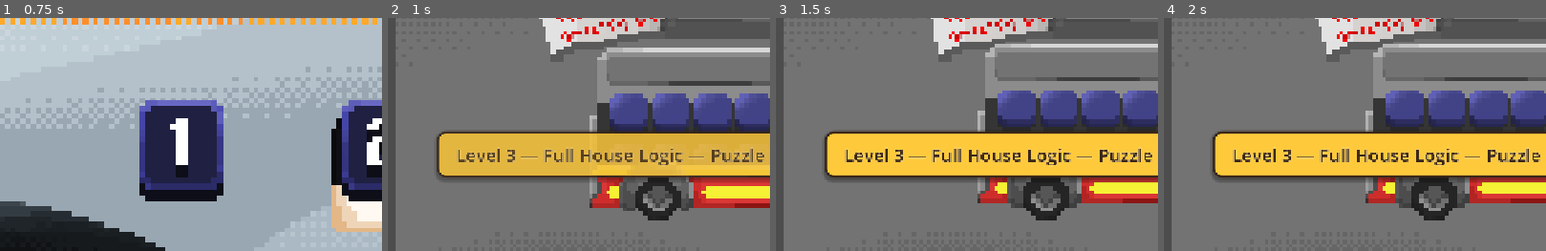
Above: before the commit, frames 1-4 (left to right).
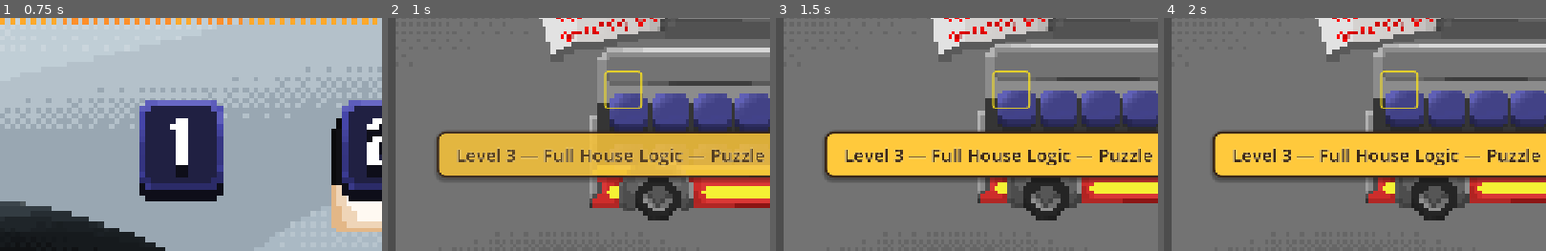
Above: after the commit, the same moments.

Repository: pol-xy/Tabi-Tabi
Game: Godot game, scene res://Scenes/Main/MainMenu.tscn
The game is run twice, just before and just after one commit, with the same random seed, the same clock (stepped at 60 frames per second) and the same inputs.
Inputs (mouse positions are % of the whole screen's width and height, from its top left):
- Up to frame 1 (0.75 s): tap Enter (ui_accept) at 0.5 s; move the mouse to (72, 45) at 0.52 s; hold Right (ui_right) from 0.53 s (still down); hold Enter (ui_accept) from 0.53 s (still down); click (72, 45) at 0.67 s
- Up to frame 2 (1 s): keep holding Right (ui_right); keep holding Enter (ui_accept)
- Up to frame 3 (1.5 s): release Right (ui_right) at 1.25 s; release Enter (ui_accept) at 1.25 s; drag from (30, 55) to (45, 70) at 1.27 s
- Up to frame 4 (2 s): no input
The pictures show only the part of the screen within x 0-50%, y 21-71%; the shares and areas given below are measured in that part.

Frame 1 is identical in both runs. In frame 2, 0.3% of the frame differs, in the area x 56-67%, y 22-39%; in frame 3, 0.3%; in frame 4, 0.3%.

Commit message:
feat: implement keyboard grid navigation (Arrow keys/WASD) and passenger pickup/swap/move logic (Space/Enter) on the jeepney grid

Diff:
--- a/scripts/main_jeepney.gd
+++ b/scripts/main_jeepney.gd
@@ -6,6 +6,13 @@
 @onready var _grid_container := get_node_or_null("Jeepney_BG/GridContainer")
 @onready var _bg_sprite := get_node_or_null("Jeepney_BG/BG_Sprite")
 @onready var _jeep_exterior := get_node_or_null("Jeepney_BG/JeepExterior")
+
+# --- Keyboard selection & navigation ---
+var selected_row: int = 0
+var selected_col: int = 0
+var lifted_card: PassengerCard = null
+var lifted_seat: Node = null
+var selector_cursor: Panel = null
 
 func _ready() -> void:
 	GameManager.register_hud(hud)
@@ -20,12 +27,24 @@
 	if not GameManager.campaign_complete.is_connected(_on_campaign_complete):
 		GameManager.campaign_complete.connect(_on_campaign_complete)
 
+	_create_selector_cursor()
 	GameManager.start_campaign()
 
 func _on_campaign_complete() -> void:
 	get_tree().change_scene_to_file("res://Scenes/Main/EndCredits.tscn")
 
 func _on_grid_dimensions_changed(_rows: int, cols: int) -> void:
+	selected_row = 0
+	selected_col = 0
+
+	# Deselect any lifted card during level changes
+	if lifted_card:
+		if is_instance_valid(lifted_card) and lifted_seat:
+			lifted_card.position = (lifted_seat.size - lifted_card.size) / 2.0
+			lifted_card.modulate.a = 1.0
+		lifted_card = null
+		lifted_seat = null
+
 	var seats = _collect_seat_nodes()
 
 	const CABIN_CENTER_X := 210.0
@@ -52,9 +71,171 @@
 		var local_y = row_y_offsets[r]
 		seat.position = Vector2(local_x, local_y)
 
+	_update_selector_position()
+
 func _collect_seat_nodes() -> Array:
 	var seats: Array = []
 	if _grid_container:
 		for child in _grid_container.get_children():
-			seats.append(child)
+			# Ignore our visual selector cursor node
+			if child.name != "KeyboardSelectorCursor":
+				seats.append(child)
 	return seats
+
+# --- Keyboard Seating Methods ---
+
+func _create_selector_cursor() -> void:
+	selector_cursor = Panel.new()
+	selector_cursor.name = "KeyboardSelectorCursor"
+	selector_cursor.mouse_filter = Control.MOUSE_FILTER_IGNORE # let clicks pass through to cards
+
+	var style = StyleBoxFlat.new()
+	style.draw_center = false
+	style.border_width_left = 3
+	style.border_width_right = 3
+	style.border_width_top = 3
+	style.border_width_bottom = 3
+	style.border_color = Color(1.0, 0.9, 0.1, 0.8) # Vibrant yellow
+	style.corner_radius_top_left = 6
+	style.corner_radius_top_right = 6
+	style.corner_radius_bottom_left = 6
+	style.corner_radius_bottom_right = 6
+
+	selector_cursor.add_theme_stylebox_override("panel", style)
+	if _grid_container:
+		_grid_container.add_child(selector_cursor)
+	_update_selector_position()
+
+func _update_selector_position() -> void:
+	if selector_cursor == null:
+		return
+	var seat = _get_seat_node(selected_row, selected_col)
+	if seat:
+		selector_cursor.position = seat.position
+		selector_cursor.size = seat.size
+		selector_cursor.show()
+	else:
+		selector_cursor.hide()
+
+func _get_seat_node(row: int, col: int) -> Node:
+	for seat in GameManager._seat_nodes:
+		if seat and seat.grid_row == row and seat.grid_col == col:
+			return seat
+	return null
+
+func _get_passenger_card_at_seat(seat_node: Node) -> PassengerCard:
+	if seat_node == null:
+		return null
+	for child in seat_node.get_children():
+		if child is PassengerCard:
+			return child
+	return null
+
+func _unhandled_input(event: InputEvent) -> void:
+	if not GameManager.is_stage_active():
+		return
+	if GameManager._stage_finishing:
+		return
+
+	var moved = false
+	if event.is_action_pressed("ui_left") or (event is InputEventKey and event.pressed and event.keycode == KEY_A):
+		selected_col = max(0, selected_col - 1)
+		moved = true
+	elif event.is_action_pressed("ui_right") or (event is InputEventKey and event.pressed and event.keycode == KEY_D):
+		selected_col = min(grid_manager.col_count - 1, selected_col + 1)
+		moved = true
+	elif event.is_action_pressed("ui_up") or (event is InputEventKey and event.pressed and event.keycode == KEY_W):
+		selected_row = max(0, selected_row - 1)
+		moved = true
+	elif event.is_action_pressed("ui_down") or (event is InputEventKey and event.pressed and event.keycode == KEY_S):
+		selected_row = min(grid_manager.row_count - 1, selected_row + 1)
+		moved = true
+	elif event.is_action_pressed("ui_accept"):
+		_handle_keyboard_action()
+		get_viewport().set_input_as_handled()
+
+	if moved:
+		_update_selector_position()
+		get_viewport().set_input_as_handled()
+
+func _handle_keyboard_action() -> void:
+	var current_seat = _get_seat_node(selected_row, selected_col)
+	if current_seat == null:
+		return
+
+	var current_card = _get_passenger_card_at_seat(current_seat)
+
+	if lifted_card == null:
+		# --- Pick up passenger ---
+		if current_card != null:
+			lifted_card = current_card
+			lifted_seat = current_seat
+			lifted_card.position.y -= 10
+			lifted_card.modulate.a = 0.7
+			GameManager.play_sfx("drag_passenger")
+			print("[Keyboard] Picked up: ", lifted_card.passenger_data.id)
+	else:
+		# --- Drop passenger ---
+		if current_seat == lifted_seat:
+			# Deselect / Cancel movement
+			lifted_card.position = (lifted_seat.size - lifted_card.size) / 2.0
+			lifted_card.modulate.a = 1.0
+			lifted_card = null
+			lifted_seat = null
+			GameManager.play_sfx("click_select")
+			print("[Keyboard] Deselected")
+		else:
+			var passenger = lifted_card.passenger_data
+			var target_occupant = grid_manager.seats[selected_row][selected_col]
+			var row_a = lifted_seat.grid_row
+			var col_a = lifted_seat.grid_col
+
+			if target_occupant == null:
+				# --- Move to empty seat ---
+				grid_manager.seats[row_a][col_a] = null
+				grid_manager.place_passenger(passenger, selected_row, selected_col)
+
+				lifted_seat.remove_child(lifted_card)
+				current_seat.add_child(lifted_card)
+
+				lifted_card.is_seated = true
+				lifted_card.modulate.a = 1.0
+				lifted_card.position = (current_seat.size - lifted_card.size) / 2.0
+				lifted_card.play_seated_animation(selected_row)
+
+				GameManager.on_passenger_seated(passenger)
+				GameManager.play_sfx("click_select")
+				print("[Keyboard] Moved to empty seat: (", selected_row, ", ", selected_col, ")")
+			else:
+				# --- Swap with occupied seat ---
+				var ui_node_b = current_card
+				if ui_node_b != null:
+					lifted_seat.remove_child(lifted_card)
+					current_seat.remove_child(ui_node_b)
+
+					current_seat.add_child(lifted_card)
+					lifted_seat.add_child(ui_node_b)
+
+					lifted_card.is_seated = true
+					ui_node_b.is_seated = true
+					lifted_card.modulate.a = 1.0
+					ui_node_b.modulate.a = 1.0
+
+					lifted_card.position = (current_seat.size - lifted_card.size) / 2.0
+					ui_node_b.position = (lifted_seat.size - ui_node_b.size) / 2.0
+
+					grid_manager.seats[row_a][col_a] = null
+					grid_manager.seats[selected_row][selected_col] = null
+					grid_manager.place_passenger(passenger, selected_row, selected_col)
+					grid_manager.place_passenger(target_occupant, row_a, col_a)
+
+					lifted_card.play_seated_animation(selected_row)
+					ui_node_b.play_seated_animation(row_a)
+
+					GameManager.on_passenger_seated(passenger)
+					GameManager.on_passenger_seated(target_occupant)
+					GameManager.play_sfx("click_select")
+					print("[Keyboard] Swapped: (", row_a, ",", col_a, ") <-> (", selected_row, ",", selected_col, ")")
+
+			lifted_card = null
+			lifted_seat = null
